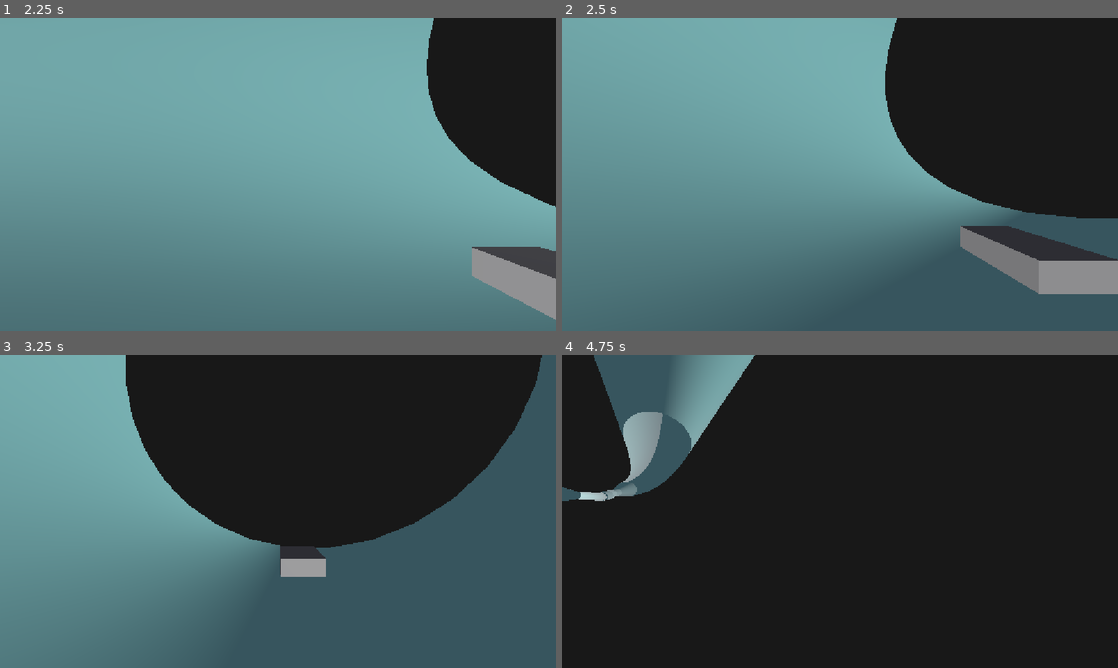
Above: before the commit, frames 1-4 (two rows, left to right).
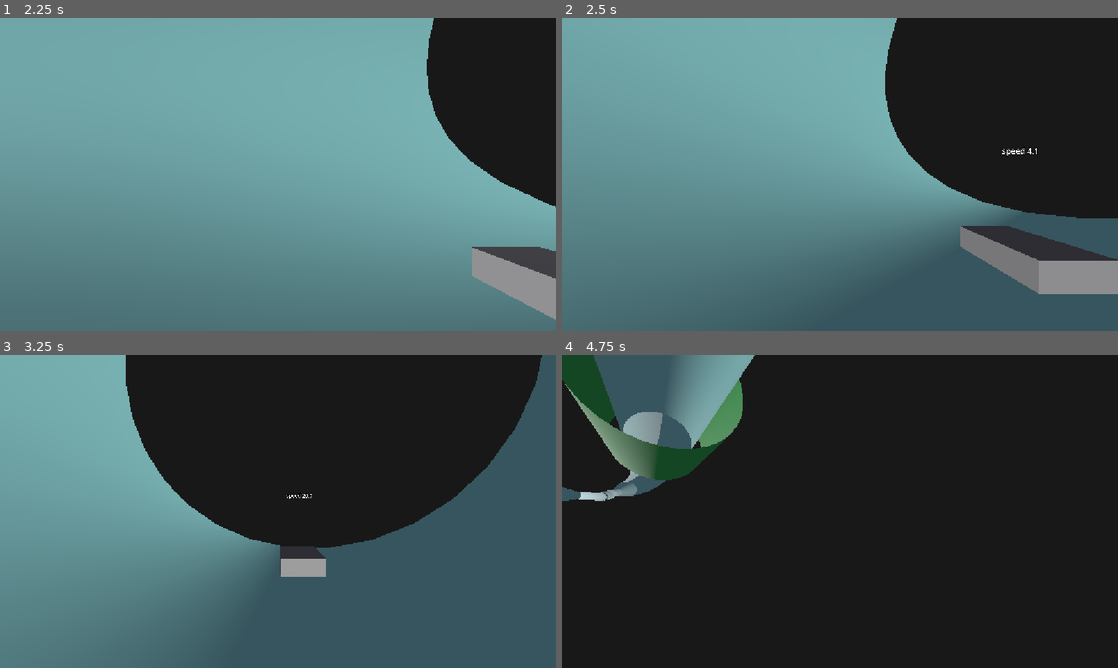
Above: after the commit, the same moments.

Repository: eternaldensity/pipe-survivor
Game: Godot game, scene res://main.tscn
The game is run twice, just before and just after one commit, with the same random seed, the same clock (stepped at 60 frames per second) and the same inputs.
Inputs:
- Up to frame 1 (2.25 s): hold Right (ui_right) 0.53-1.28 s; hold Down (ui_down) 1.28-2.03 s; hold Right (ui_right) from 2.03 s (still down)
- Up to frame 2 (2.5 s): keep holding Right (ui_right)
- Up to frame 3 (3.25 s): release Right (ui_right) at 2.78 s; hold Up (ui_up) from 2.78 s (still down)
- Up to frame 4 (4.75 s): release Up (ui_up) at 3.53 s; hold Left (ui_left) from 3.53 s (still down)

Frame 1 is identical in both runs. In frame 2, less than 0.1% of the frame differs, in the area x 79-86%, y 41-44%; in frame 3, less than 0.1%; in frame 4, 4.0%, in the area x 0-33%, y 0-40%.
Error before the commit: Parse Error: Could not find type "Vehicle" in the current scope. (res://rest_zone.gd:46)

Commit message:
Vehicle: rest-zone detection, speed reduction, speed HUD

Diff:
--- a/vehicle.gd
+++ b/vehicle.gd
@@ -1,3 +1,4 @@
+class_name Vehicle
 extends CharacterBody3D
 
 @export var gravity      := 25.0
@@ -11,16 +12,34 @@
 var tube_axis       := Vector3(0.0, 0.0, 1.0)
 var tube_radius     := 10.0
 var steering_amount := 0.0
+var rest_zone_inside := false
 
 var _camera        : Camera3D = null
 var _cam_pos       := Vector3(0.0, 1.5, 2.5)
 var _cam_basis     := Basis.IDENTITY
 var _cam_ready     := false
+var _speed_label   : Label3D = null
+var _rest_label    : Label3D = null
 
 @export var network : PipeNetwork
 
 func _ready() -> void:
 	_camera = get_node_or_null("Camera3D")
+	_speed_label = Label3D.new()
+	_speed_label.billboard = BaseMaterial3D.BILLBOARD_ENABLED
+	_speed_label.font_size = 32
+	_speed_label.position = Vector3(0.0, 2.0, 0.0)
+	add_child(_speed_label)
+
+	_rest_label = Label3D.new()
+	_rest_label.billboard = BaseMaterial3D.BILLBOARD_ENABLED
+	_rest_label.font_size = 48
+	_rest_label.modulate = Color(0.3, 1.0, 0.4)
+	_rest_label.position = Vector3(0.0, 3.0, 0.0)
+	_rest_label.text = "REST ZONE"
+	_rest_label.visible = false
+	add_child(_rest_label)
+	add_to_group("vehicles")
 
 
 func _outward_from(props: Dictionary) -> Vector3:
@@ -86,13 +105,32 @@
 	var radial_vel  := velocity.dot(outward) * outward
 	var surface_vel := velocity - radial_vel
 
+	var effective_speed := speed
+	if rest_zone_inside:
+		effective_speed = speed * 0.5
+
 	if abs(throttle) > 0.001:
 		surface_vel = surface_vel.move_toward(
-				vehicle_fwd * throttle * speed, acceleration * delta)
+				vehicle_fwd * throttle * effective_speed, acceleration * delta)
 	else:
 		surface_vel = surface_vel.move_toward(Vector3.ZERO, friction * delta)
 
 	velocity = surface_vel + radial_vel
+
+	# ── Rest zone detection ───────────────────────────────────────────────
+	var in_rest := false
+	var tree := get_tree()
+	if tree:
+		for node in tree.get_nodes_in_group("rest_zones"):
+			if node is RestZone:
+				var rz := node as RestZone
+				var local: Vector3 = rz.to_local(global_position)
+				var half: float = rz.length * 0.5
+				if absf(local.z - half) < half + 2.0 \
+					and Vector2(local.x, local.y).length() < rz.radius + 2.0:
+					in_rest = true
+					break
+	rest_zone_inside = in_rest
 
 	# ── Keep vehicle flat on the tube surface ─────────────────────────────
 	_flatten_to_surface(inward, delta)
@@ -101,6 +139,11 @@
 
 
 func _process(delta: float) -> void:
+	if _speed_label:
+		var spd := velocity.length()
+		_speed_label.text = "speed %.1f%s" % [spd, " (REST)" if rest_zone_inside else ""]
+	if _rest_label:
+		_rest_label.visible = rest_zone_inside
 	if _camera == null:
 		return
 	# Smooth camera: lag behind the vehicle, look slightly ahead along the
